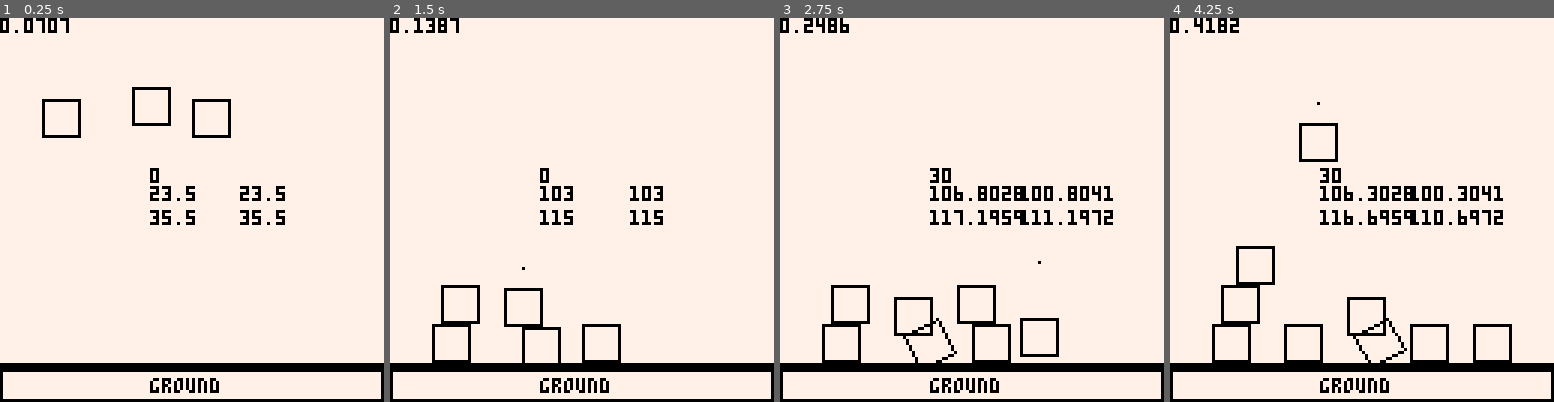
Above: before the commit, frames 1-4 (left to right).
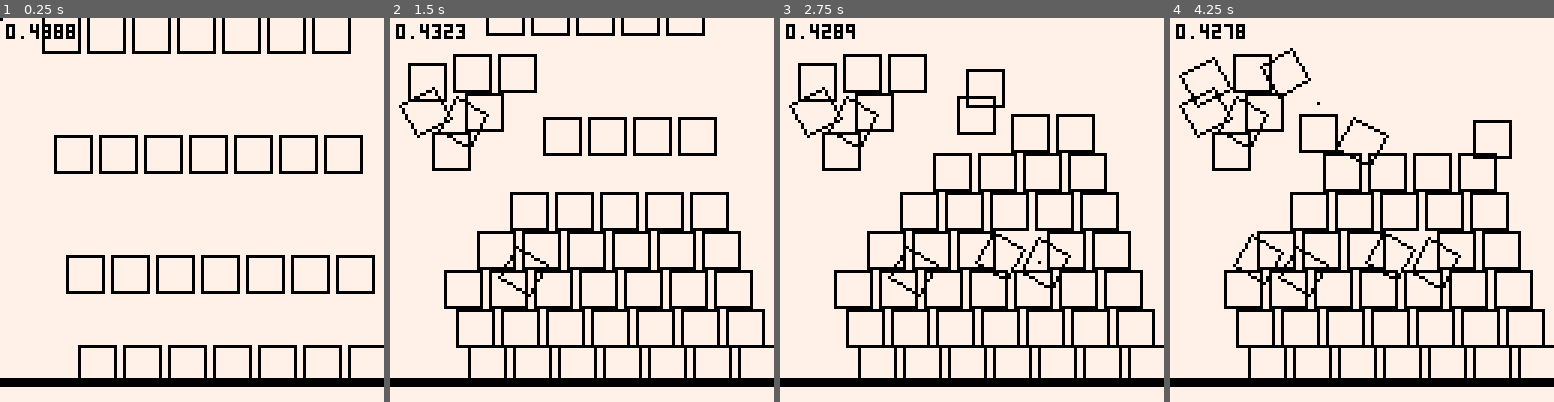
Above: after the commit, the same moments.

Repository: kevylet/PICO-Physics
Game: PICO-8 cartridge physics.p8
Same seed, same stepped clock (60 frames per second), same inputs: the game is played once before the commit and once after it.
Inputs (mouse positions are in pixels of both pictures, inside the frame that each line leads up to):
- Up to frame 1 (0.25 s): no input
- Up to frame 2 (1.5 s): click (459, 121) at 0.67 s; click (520, 267) at 1.22 s
- Up to frame 3 (2.75 s): click (975, 114) at 1.77 s; hold Left 1.97-2.37 s; click (1037, 259) at 2.32 s
- Up to frame 4 (4.25 s): click (1492, 106) at 2.87 s; hold Right 2.87-3.53 s; click (1254, 256) at 3.42 s; click (1315, 102) at 3.97 s; hold Right from 4.13 s (still down)

The runs differ from the first frame. In frame 1, 14% of the frame differs, in the area x 0-100%, y 0-100%; in frame 2, 19%; in frame 3, 20%; in frame 4, 20%.

Commit message:
Fixed stuff

Diff:
--- a/physics.p8
+++ b/physics.p8
@@ -8,7 +8,7 @@
 gravity = .5 -- how quickly the box accelerates due to gravity
 terminal_v = 3 -- the maximum falling speed of a box (maybe change with size or mass?)
 skin_r = 2
-max_boxes = 10
+max_boxes = 50
 
 --   p1-------p2
 --    |       |
@@ -51,6 +51,7 @@
  new_box["movable"] = movable
 
  new_box.angle = 0
+ new_box.resolving = false
 
  add(boxes, new_box)
 end
@@ -141,35 +142,52 @@
 end
 
 function resolve_balance(b1,b2)
- if b1.points.cy > b2.points.cy then
-  if b1.points.cx < b2.points.x1 then
-   rotate_box(b1,30,b2.points.x1,b2.points.y1)
-  end
- else
-  if b2.points.cx < b1.points.x1 then
-   rotate_box(b2,30,b1.points.x1,b1.points.y1)
+ if b1 ~= boxes[1] and b2 ~=boxes[1] then
+  if b1.points.cy > b2.points.cy then
+   if b2.points.cx < b1.points.x1 + skin_r then
+    rotate_box(b2,30,b1.points.x1 + skin_r,b1.points.y1 + skin_r)
+    b2.points.x1 -= (b2.points.x4 + skin_r - b1.points.x1 + skin_r) / 3
+    b2.points.x2 -= (b2.points.x4 + skin_r - b1.points.x1 + skin_r) / 3
+    b2.points.x3 -= (b2.points.x4 + skin_r - b1.points.x1 + skin_r) / 3
+    b2.points.x4 -= (b2.points.x4 + skin_r - b1.points.x1 + skin_r) / 3
+    b2.resolving = true
+   end
+  -- else
+   -- if b2.points.cx < b1.points.x1 then
+    -- rotate_box(b2,30,b1.points.x1,b1.points.y1)
+   -- end
   end
  end
 end
 
 function collision(b1,b2)
+ if b2.resolving then
+  resolve_balance(b1,b2)
+  b2.resolving = false
+ end
+
  if  b1["points"]["x1"]          < b2["points"]["x2"] + skin_r and
      b1["points"]["x2"] + skin_r > b2["points"]["x1"]          and
      b1["points"]["y1"]          < b2["points"]["y3"] + skin_r and
      b1["points"]["y3"] + skin_r > b2["points"]["y1"]          then
-  return 1
- else
-  local b1c = copy(b1)
-  local b2c = copy(b2)
-
-  update_box(b1c)
-  update_box(b2c)
-  if b1c["points"]["x1"]          < b2c["points"]["x2"] + skin_r and
-     b1c["points"]["x2"] + skin_r > b2c["points"]["x1"]          and
-     b1c["points"]["y1"]          < b2c["points"]["y3"] + skin_r and
-     b1c["points"]["y3"] + skin_r > b2c["points"]["y1"]          then
-   return 500
-  end
+
+  resolve_balance(b1,b2)
+  if b2 == boxes[1] and b1 ~= boxes[1] and b1.angle ~= 0 then
+   rotate_box(b1,30,b1.points.cx,b1.points.cy)
+  end
+ return 1
+ -- else
+  -- local b1c = copy(b1)
+  -- local b2c = copy(b2)
+  --
+  -- update_box(b1c)
+  -- update_box(b2c)
+  -- if b1c["points"]["x1"]          < b2c["points"]["x2"] + skin_r and
+     -- b1c["points"]["x2"] + skin_r > b2c["points"]["x1"]          and
+     -- b1c["points"]["y1"]          < b2c["points"]["y3"] + skin_r and
+     -- b1c["points"]["y3"] + skin_r > b2c["points"]["y1"]          then
+   -- return 500
+  -- end
  end
  return 0
 end
@@ -245,10 +263,15 @@
  last_x = 0
  last_y = 0
  poke(0x5f2d, 1) -- enable mouse
- spawn_box({127,10},{64,122}, false) -- ground box needs to be first so it isn't deleted
- spawn_box({12,12},{50,16}, true)
- spawn_box({12,12},{70,20}, true)
- spawn_box({12,12},{20,20}, true)
+ spawn_box({136,20},{64,132}, false) -- ground box needs to be first so it isn't deleted
+ for j=0,6,1 do
+  for i=0,6 do
+   spawn_box({12,12},{(i*15+j*4)+8,(j*40)-128}, true)
+  end
+ end
+
+
+
 end
 
 function _update()
@@ -272,13 +295,13 @@
 function _draw()
  cls(7)
 
- print(stat(1))
- print("ground",50,120)
- print(boxes[2].angle, 50,50)
- print(boxes[2].points.y1, 50,56)
- print(boxes[2].points.y2, 80,56)
- print(boxes[2].points.y3, 50,64)
- print(boxes[2].points.y4, 80,64)
+ print(stat(1),2,2)
+ -- print("ground",50,120)
+ -- print(boxes[2].angle, 50,50)
+ -- print(boxes[2].points.y1, 50,56)
+ -- print(boxes[2].points.y2, 80,56)
+ -- print(boxes[2].points.y3, 50,64)
+ -- print(boxes[2].points.y4, 80,64)
  draw_boxes(boxes)
  line(stat(32),stat(33),stat(32),stat(33),0)
 end
